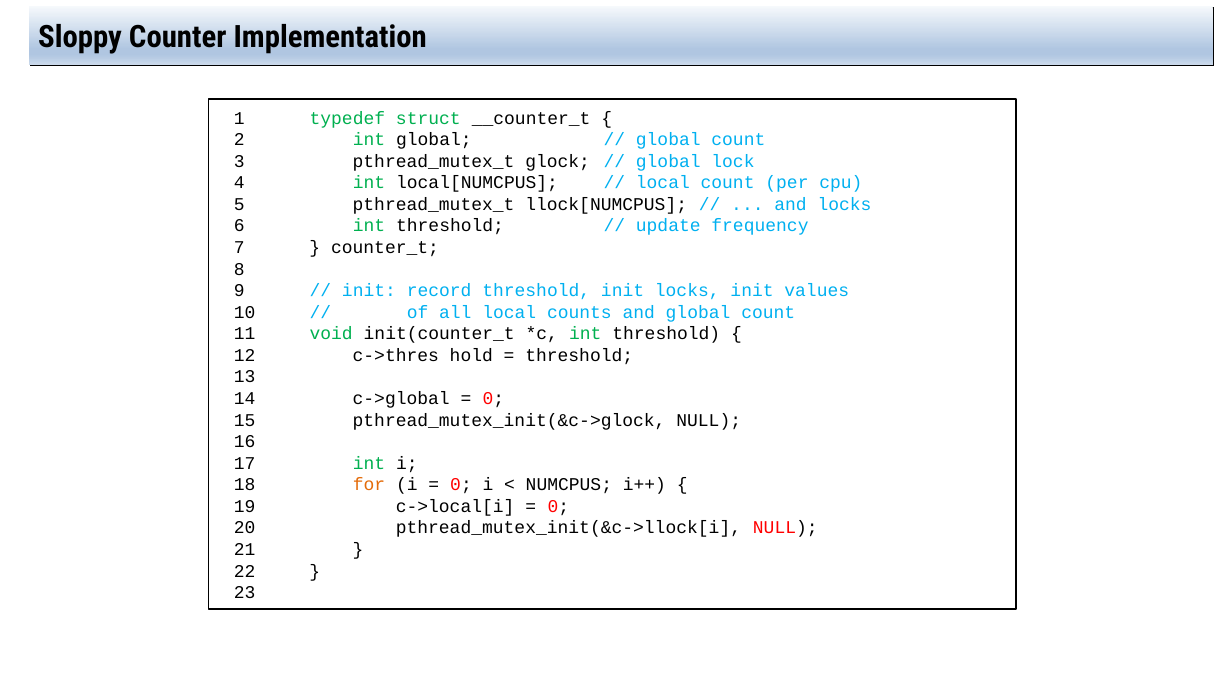
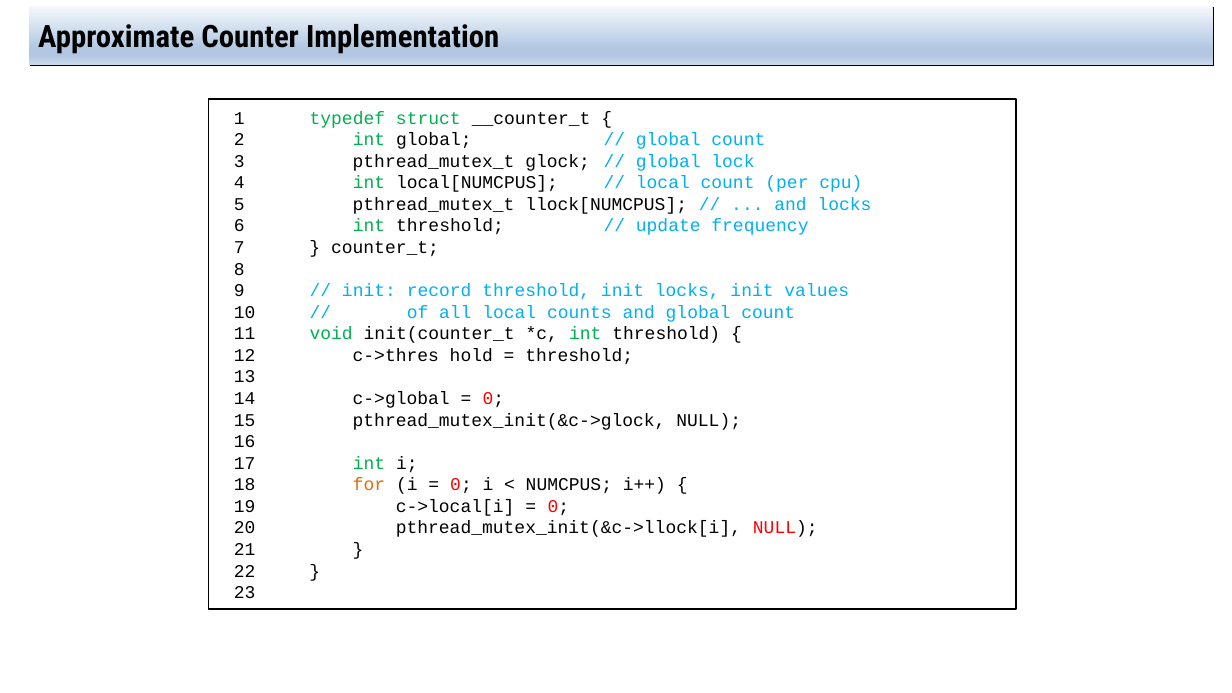
Before and after one commit to jachermocilla/extra-course-materials, a slide deck: slide 16 of cmsc125/ostep/slides/02.Concurrency/29.Lock-based_Concurrent_Data_Structures.pptx. Drawn at 1232x693 pixels with LibreOffice and Linux fonts; fonts in the diff are those of the drawing. Boxes give left, top, right and bottom in pixels: in the first picture for what was removed or moved away, otherwise in the second. Text is boxed around its words. In the diff, an @@ line names an element or a change of style, - is before the commit and + after.

```diff
--- a/cmsc125/ostep/slides/02.Concurrency/29.Lock-based_Concurrent_Data_Structures.pptx
+++ b/cmsc125/ostep/slides/02.Concurrency/29.Lock-based_Concurrent_Data_Structures.pptx
@@ title at [38,19,499,54]: text changed @@
-Sloppy Counter Implementation
+Approximate Counter Implementation
```
Also in this commit, not shown: 9 other slides changed, 1 other file.
